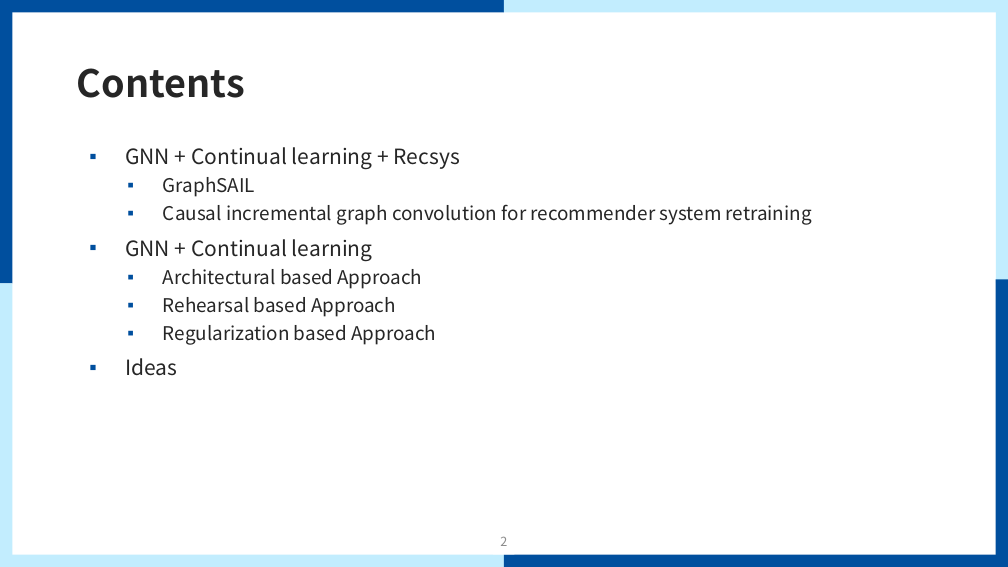
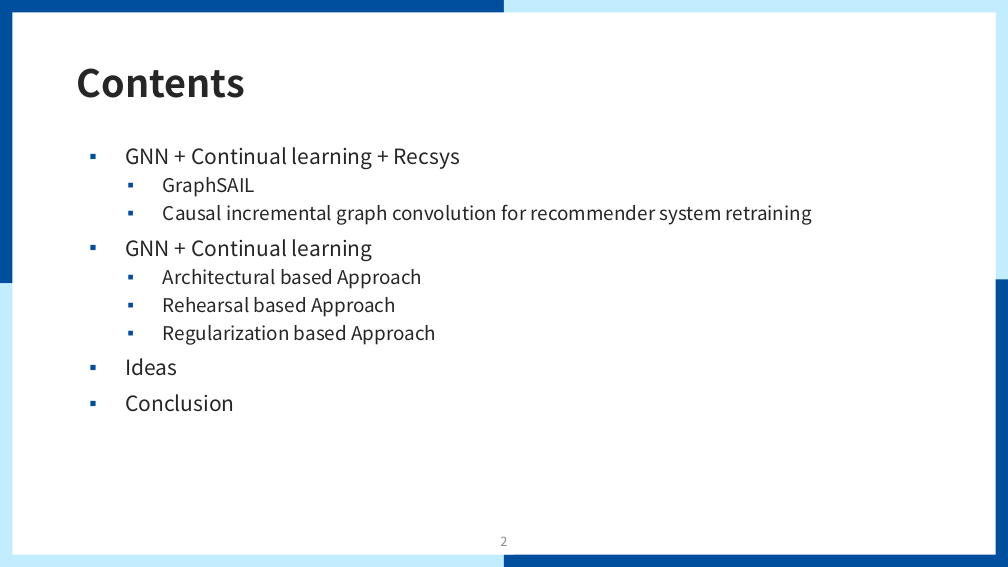
Before and after one commit to mmvv11/GraduateStudies, a slide deck: slide 2 of papers/papersForKCC/논문 관련 조사 및 아이디어.pptx. Drawn at 1008x567 pixels with LibreOffice and Linux fonts; fonts in the diff are those of the drawing; background and template pictures are left out. Boxes give left, top, right and bottom in pixels: in the first picture for what was removed or moved away, otherwise in the second. Text is boxed around its words. In the diff, an @@ line names an element or a change of style, - is before the commit and + after.

```diff
--- a/papers/papersForKCC/논문 관련 조사 및 아이디어.pptx
+++ b/papers/papersForKCC/논문 관련 조사 및 아이디어.pptx
@@ text at (125, 394, 235, 412): paragraph added @@
+▪ Conclusion
```
Also in this commit, not shown: 6 other slides changed, 2 slides added, 3 other files.
